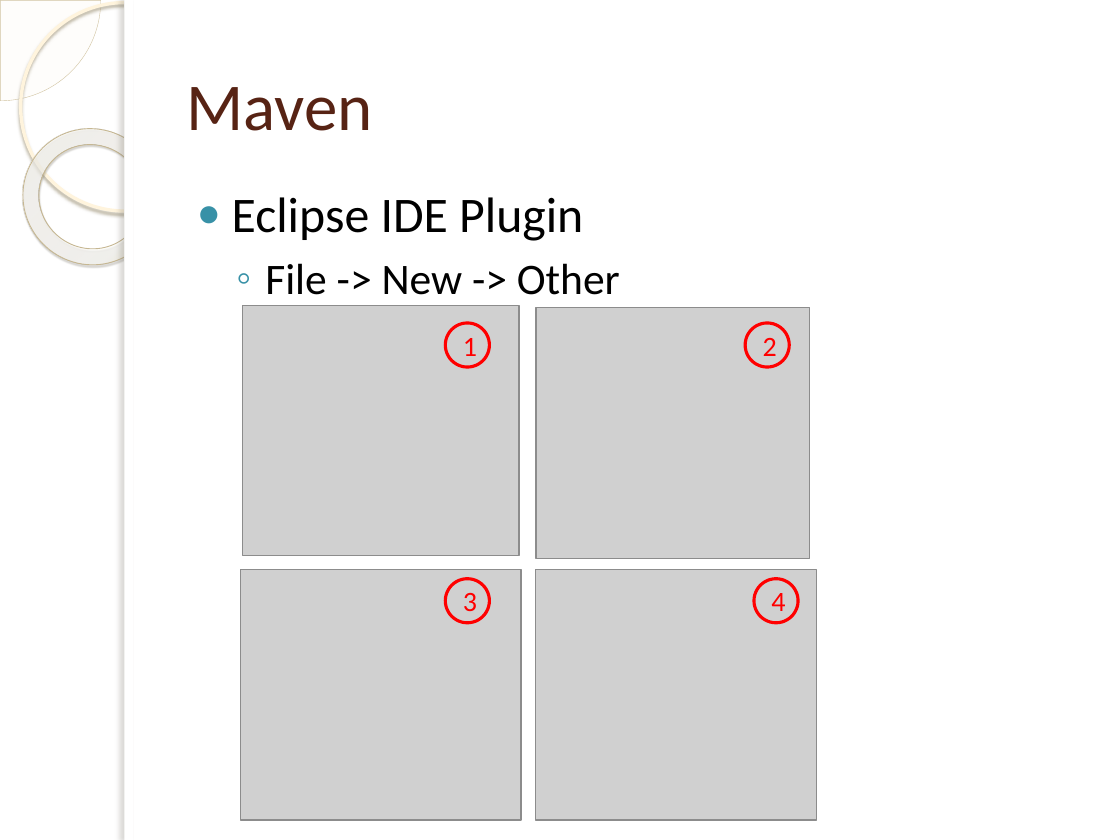
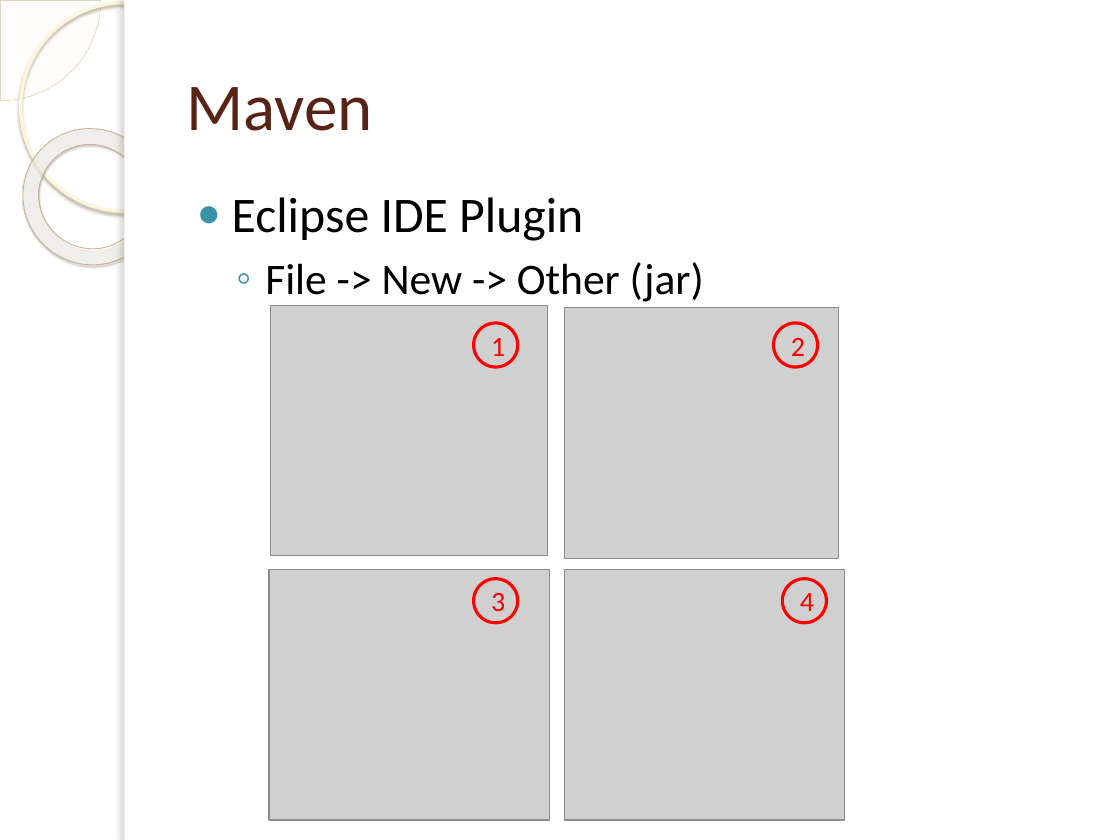
Before and after one commit to tassun/train-maven, a slide deck: slide 23 of Introduction to Maven.pptx (slide 22 before the commit). Drawn at 1120x840 pixels with LibreOffice and Linux fonts; fonts in the diff are those of the drawing; grey boxes stand for pictures; background and template pictures are left out. Boxes give left, top, right and bottom in pixels: in the first picture for what was removed or moved away, otherwise in the second. Text is boxed around its words. In the diff, an @@ line names an element or a change of style, - is before the commit and + after.

```diff
--- a/Introduction to Maven.pptx
+++ b/Introduction to Maven.pptx
@@ text at (x1=265, y1=262, x2=704, y2=302): text changed @@
-  ◦ File -> New -> Other
+  ◦ File -> New -> Other (jar)
@@ 4 pictures, 4 ellipses moved together from (x1=241, y1=306, x2=815, y2=820) to (x1=269, y1=306, x2=844, y2=820) @@
```
Also in this commit, not shown: 3 other slides changed, 3 slides added, 1 other file.
